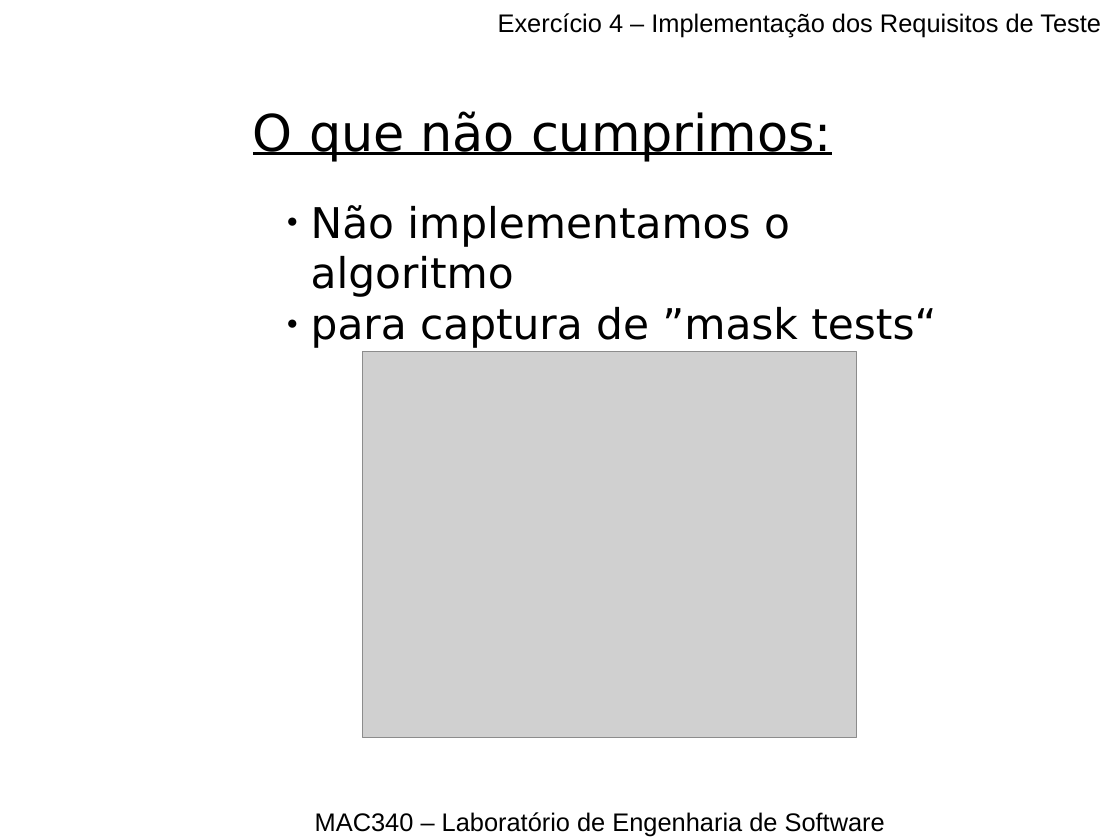
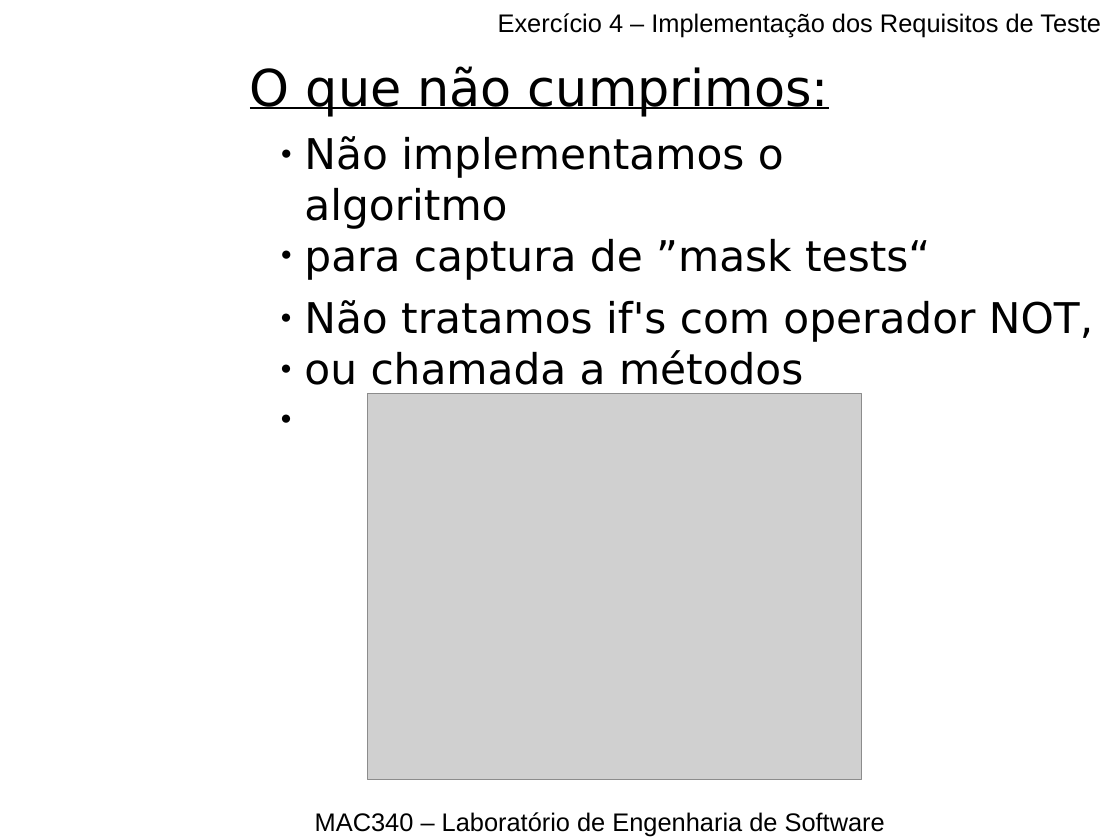
Before and after one commit to murch2/Atividade4, a slide deck: slide 13 of Apresentação/slides.odp. Drawn at 1120x840 pixels with LibreOffice and Linux fonts; fonts in the diff are those of the drawing; grey boxes stand for pictures; background and template pictures are left out. Boxes give left, top, right and bottom in pixels: in the first picture for what was removed or moved away, otherwise in the second. Text is boxed around its words. In the diff, an @@ line names an element or a change of style, - is before the commit and + after.

Commit message:
Arrumando relatório e apresentação

```diff
--- a/Apresentação/slides.odp
+++ b/Apresentação/slides.odp
@@ text "O que não cumprimos:": place and size @@
-text "O que não cumprimos:" at bbox=[253, 111, 832, 162]
+text "O que não cumprimos:" at bbox=[250, 66, 829, 117]
@@ text "Não implementamos o algoritmo": place and size @@
-text "Não implementamos o algoritmo" at bbox=[311, 205, 936, 348]
+text "Não implementamos o algoritmo" at bbox=[304, 136, 930, 280]
@@ text added at bbox=[304, 300, 1093, 385], 30 pt, text #000000 @@
+● Não tratamos if's com operador NOT,
+● ou chamada a métodos
@@ picture: place and size @@
-picture at bbox=[363, 352, 858, 738]
+picture at bbox=[367, 393, 862, 780]
```
Also in this commit, not shown: 2 other files.
